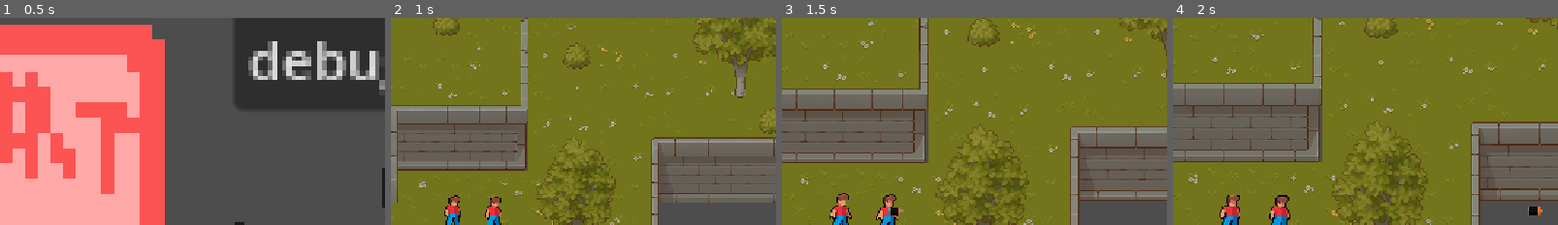
Above: before the commit, frames 1-4 (left to right).
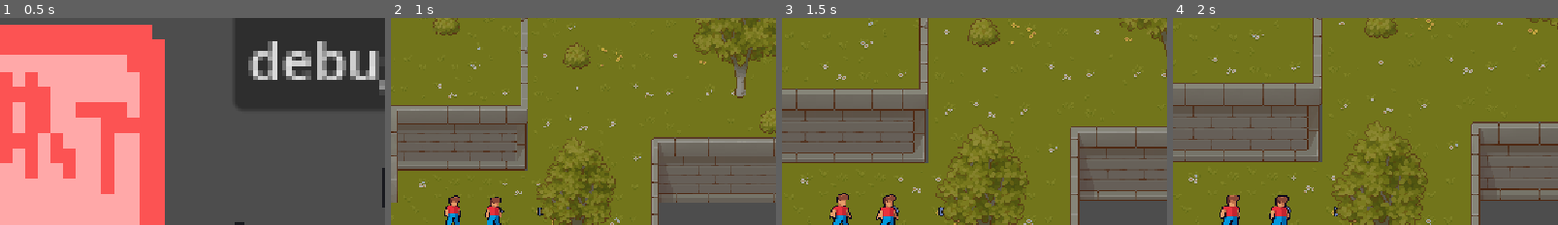
Above: after the commit, the same moments.

Repository: ozzyDev27/Daydream
Game: Godot game, scene res://Scenes/mainmenu.tscn
Same seed, same stepped clock (60 frames per second), same inputs: the game is played once before the commit and once after it.
Inputs:
- Up to frame 1 (0.5 s): no input
- Up to frame 2 (1 s): click "debug" at 0.5 s
- Up to frame 3 (1.5 s): tap L (Action0) at 1.35 s
- Up to frame 4 (2 s): no input
The pictures show only the part of the screen within x 39-89%, y 6-56%; the shares and areas given below are measured in that part.

Frame 1 is identical in both runs. In frame 2, less than 0.1% of the frame differs, in the area x 27-40%, y 91-96%; in frame 3, 0.2%; in frame 4, 0.2%, in the area x 29-96%, y 90-96%.

Commit message:
added more enemy stuff

Diff:
--- a/Scenes/enemy_test.tscn
+++ b/Scenes/enemy_test.tscn
@@ -1,11 +1,10 @@
-[gd_scene load_steps=8 format=4 uid="uid://b4i4r8vpq26nu"]
+[gd_scene load_steps=7 format=4 uid="uid://b4i4r8vpq26nu"]
 
 [ext_resource type="TileSet" uid="uid://chtl7pkvocun1" path="res://Scenes/timemap.tres" id="1_oyc1c"]
 [ext_resource type="Texture2D" uid="uid://b1mrl2x7hebti" path="res://Sprites/Pixel Art Top Down - Basic v1.2.2/Texture/TX Props.png" id="2_c3qj7"]
 [ext_resource type="PackedScene" uid="uid://5v7lxrydjm57" path="res://Scenes/player.tscn" id="3_421n3"]
 [ext_resource type="PackedScene" uid="uid://bmetde5x88ast" path="res://Scenes/slime.tscn" id="4_oyc1c"]
-[ext_resource type="Script" uid="uid://cbnbaglqa52kl" path="res://Scenes/spawner.gd" id="5_421n3"]
-[ext_resource type="Texture2D" uid="uid://277pdqqf6s5k" path="res://Sprites/Pixel Art Top Down - Basic v1.2.2/Texture/Extra/TX Props with Shadow.png" id="6_h6jhh"]
+[ext_resource type="PackedScene" uid="uid://ihy85nbhhbqt" path="res://Scenes/spawner.tscn" id="5_c3qj7"]
 
 [sub_resource type="Environment" id="Environment_tspv2"]
 tonemap_mode = 3
@@ -45,6 +44,7 @@
 moveSpeed = 125
 acceleration = 1000
 friction = 500
+upgrades = Array[String](["Slash", "BatteryBullet"])
 
 [node name="Camera" type="Camera2D" parent="."]
 position = Vector2(408, 66)
@@ -52,22 +52,5 @@
 [node name="Slime" parent="." instance=ExtResource("4_oyc1c")]
 position = Vector2(270, 181)
 
-[node name="Spawner" type="Node2D" parent="."]
+[node name="Spawner" parent="." instance=ExtResource("5_c3qj7")]
 position = Vector2(505, 62)
-script = ExtResource("5_421n3")
-enemy = ExtResource("4_oyc1c")
-
-[node name="Sprite2D" type="Sprite2D" parent="Spawner"]
-texture = ExtResource("6_h6jhh")
-region_enabled = true
-region_rect = Rect2(224, 64, 32, 96)
-
-[node name="Glow" type="Sprite2D" parent="Spawner"]
-position = Vector2(0, 15)
-texture = ExtResource("6_h6jhh")
-region_enabled = true
-region_rect = Rect2(267, 96, 10, 64)
-
-[node name="Timer" type="Timer" parent="Spawner"]
-
-[connection signal="timeout" from="Spawner/Timer" to="Spawner" method="spawn"]
--- a/Scenes/player.gd
+++ b/Scenes/player.gd
@@ -6,6 +6,8 @@
 @export var friction = 1000
 @export var deviceID = 0
 @export var bulletSpeed = 400
+@export var upgrades: Array[String] = []
+@export var health = 10
 
 var level=0
 @export var movement_deadzone: float = 0.15
@@ -31,6 +33,8 @@
 	)
 
 	last_input_vector = input_vector
+	if input_vector.length() > 0:
+		$SlashArea.rotation = input_vector.angle()
 	if input_vector.length() > movement_deadzone:
 		velocity = velocity.move_toward(input_vector * moveSpeed, acceleration * delta)
 
@@ -46,8 +50,10 @@
 
 	if Input.is_action_just_pressed("DebugAction") and deviceID==0:
 		nextLevel()
-	if Input.is_action_just_pressed("Action"+suffix):
+	if Input.is_action_just_pressed("Action"+suffix) and "BatteryBullet" in upgrades:
 		summonBullet()
+	if Input.is_action_just_pressed("Jump"+suffix) and "Slash" in upgrades:
+		slashAttack()
 
 	move_and_slide()
 
@@ -55,6 +61,11 @@
 	var tween = create_tween()
 	tween.tween_property(self, "modulate", Color(10, 10, 10), 0.03)
 	tween.tween_property(self, "modulate", Color.WHITE, 0.03)
+
+func slashAttack():
+	for body in $SlashArea.get_overlapping_areas():
+		if body.is_in_group("damageable"):
+			body.get_parent().damage(1)
 
 func summonBullet():
 	var newBullet = bullet.instantiate()
--- a/Scenes/player.tscn
+++ b/Scenes/player.tscn
@@ -24,6 +24,7 @@
 [ext_resource type="Texture2D" uid="uid://ciacppd6g8kff" path="res://Sprites/Characters/ozzy/Standing/Character1M_1_idle_5.png" id="22_aogl1"]
 [ext_resource type="Texture2D" uid="uid://dpqq54wiugl6g" path="res://Sprites/Characters/ozzy/Standing/Character1M_1_idle_6.png" id="23_na6co"]
 [ext_resource type="Texture2D" uid="uid://c2gmkaof3yxxj" path="res://Sprites/Characters/ozzy/Standing/Character1M_1_idle_7.png" id="24_0uetw"]
+[ext_resource type="Texture2D" uid="uid://cn7ox1y08dan1" path="res://Sprites/Mouse/dark.png" id="25_p1odr"]
 
 [sub_resource type="SpriteFrames" id="SpriteFrames_116t2"]
 animations = [{
@@ -130,6 +131,9 @@
 [sub_resource type="RectangleShape2D" id="RectangleShape2D_paucl"]
 size = Vector2(34, 18)
 
+[sub_resource type="ConvexPolygonShape2D" id="ConvexPolygonShape2D_2ijsl"]
+points = PackedVector2Array(0, 10, 0, -10, 120, -40, 120, 40)
+
 [node name="Player" type="CharacterBody2D" groups=["players"]]
 collision_layer = 513
 script = ExtResource("1_5xflf")
@@ -143,3 +147,12 @@
 [node name="CollisionShape2D" type="CollisionShape2D" parent="."]
 position = Vector2(-1, 23)
 shape = SubResource("RectangleShape2D_paucl")
+
+[node name="SlashArea" type="Area2D" parent="."]
+
+[node name="CollisionShape2D" type="CollisionShape2D" parent="SlashArea"]
+shape = SubResource("ConvexPolygonShape2D_2ijsl")
+
+[node name="Sprite2D" type="Sprite2D" parent="SlashArea"]
+position = Vector2(93, -1)
+texture = ExtResource("25_p1odr")
--- /dev/null
+++ b/Scenes/spawner.tscn
@@ -0,0 +1,24 @@
+[gd_scene load_steps=4 format=3 uid="uid://ihy85nbhhbqt"]
+
+[ext_resource type="Script" uid="uid://cbnbaglqa52kl" path="res://Scenes/spawner.gd" id="1_xhbpr"]
+[ext_resource type="PackedScene" uid="uid://bmetde5x88ast" path="res://Scenes/slime.tscn" id="2_2ydn3"]
+[ext_resource type="Texture2D" uid="uid://277pdqqf6s5k" path="res://Sprites/Pixel Art Top Down - Basic v1.2.2/Texture/Extra/TX Props with Shadow.png" id="3_f333s"]
+
+[node name="Spawner" type="Node2D"]
+script = ExtResource("1_xhbpr")
+enemy = ExtResource("2_2ydn3")
+
+[node name="Sprite2D" type="Sprite2D" parent="."]
+texture = ExtResource("3_f333s")
+region_enabled = true
+region_rect = Rect2(224, 64, 32, 96)
+
+[node name="Glow" type="Sprite2D" parent="."]
+position = Vector2(0, 15)
+texture = ExtResource("3_f333s")
+region_enabled = true
+region_rect = Rect2(267, 96, 10, 64)
+
+[node name="Timer" type="Timer" parent="."]
+
+[connection signal="timeout" from="Timer" to="." method="spawn"]
Not shown: 1 places in Scenes/player.tscn that only renumber resources
